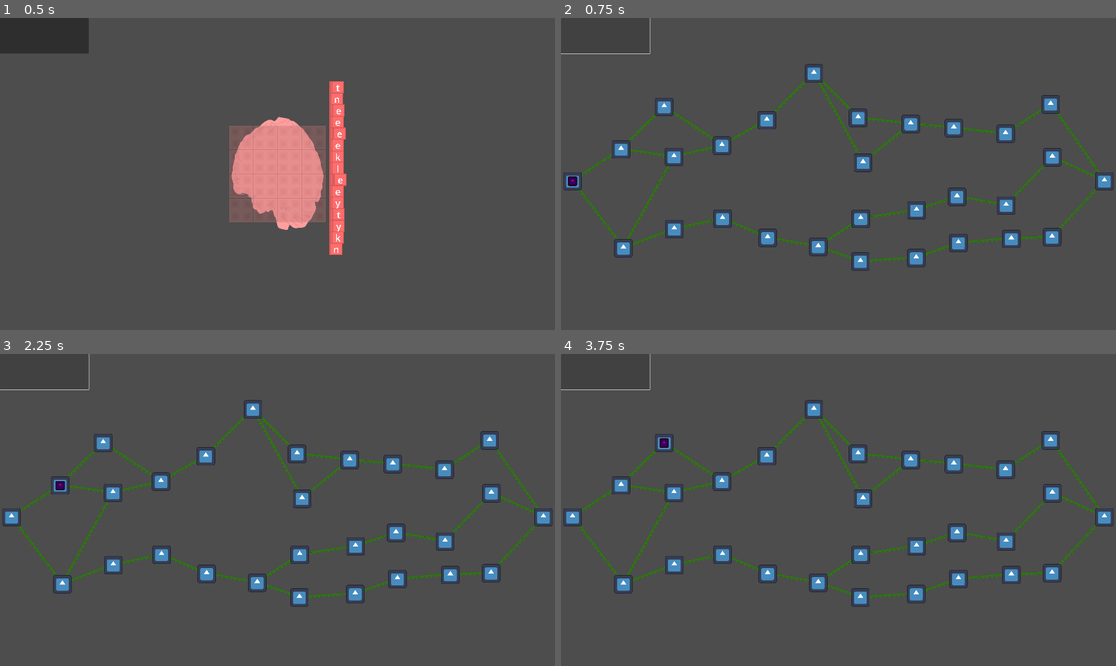
Above: before the commit, frames 1-4 (two rows, left to right).
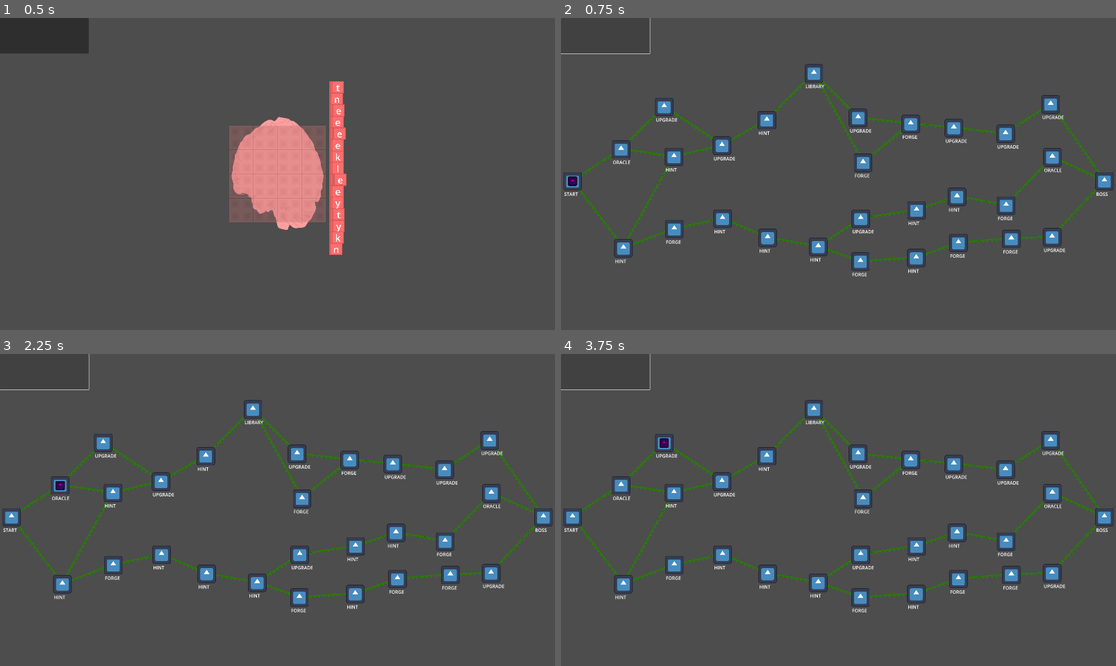
Above: after the commit, the same moments.

Repository: hulien22/ldjam54
Game: Godot game, scene res://scenes/main.tscn
Two runs of this game, one before a commit and one after it. Both use one fixed random seed, a clock stepped at 60 frames per second and the inputs below. The engine's default icon, where the game draws it, is replaced by a stand-in: a white triangle on a blue panel in a dark square.
Inputs (mouse positions are in pixels of both pictures, inside the frame that each line leads up to):
- Up to frame 1 (0.5 s): no input
- Up to frame 2 (0.75 s): click (605, 36) at 0.5 s
- Up to frame 3 (2.25 s): click (61, 485) at 1.27 s; click (44, 372) at 2 s
- Up to frame 4 (3.75 s): click (666, 444) at 2.77 s; click (605, 372) at 3.5 s

Frame 1 is identical in both runs. In frame 2, 0.6% of the frame differs, in the area x 0-99%, y 21-83%; in frame 3, 0.6%; in frame 4, 0.6%.

Commit message:
map hints

Diff:
--- a/scenes/location.tscn
+++ b/scenes/location.tscn
@@ -22,4 +22,12 @@
 texture_normal = ExtResource("2_vboih")
 stretch_mode = 0
 
+[node name="label" type="Label" parent="."]
+layout_mode = 0
+offset_left = -29.0
+offset_top = 33.0
+offset_right = 30.0
+offset_bottom = 56.0
+text = "test"
+
 [connection signal="pressed" from="button" to="." method="_on_pressed"]
--- a/scripts/Location.gd
+++ b/scripts/Location.gd
@@ -21,6 +21,9 @@
 	self.location_type = location_type
 	if location_type == LOCATION.COMBAT:
 		debate_topic = Global.get_random_debate_question()
+		$label.text = debate_topic.hint_
+	else:
+		$label.text = LOCATION.keys()[location_type]
 	self.connections = connections
 	self.set_position(position)
 	$button.disabled = !active
Not shown: 1 places in scenes/hint.tscn that only renumber resources
Not shown: 1 places in scenes/main.tscn that only renumber resources
